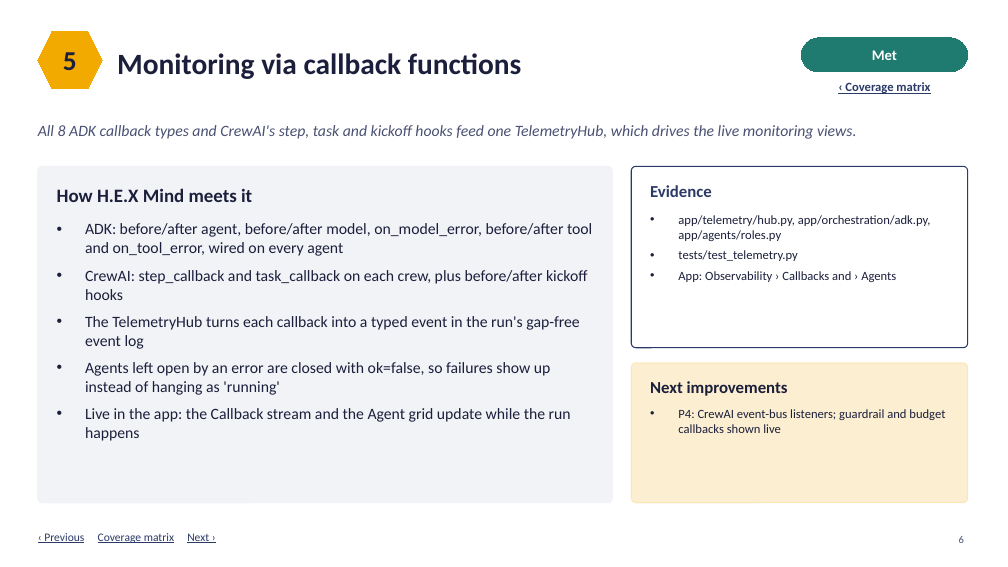
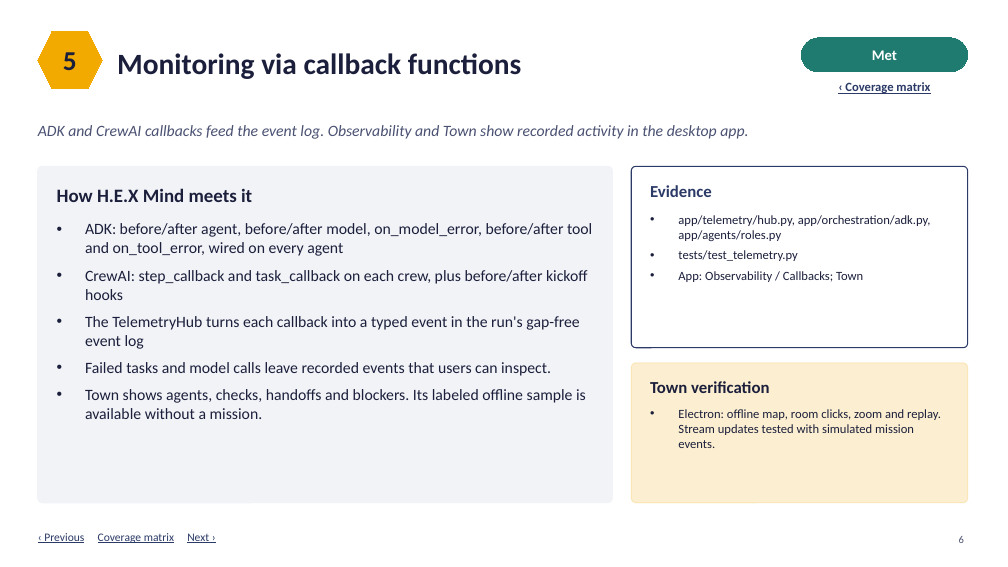
Before and after one commit to Cykikz/HEX, a slide deck: slide 6 of HEX_Mind_Requirements_Coverage_v2.pptx. Drawn at 1008x567 pixels with LibreOffice and Linux fonts; fonts in the diff are those of the drawing. Boxes give left, top, right and bottom in pixels: in the first picture for what was removed or moved away, otherwise in the second. Text is boxed around its words. In the diff, an @@ line names an element or a change of style, - is before the commit and + after.

Commit message:
Refresh course requirements coverage and record HEX Town

```diff
--- a/HEX_Mind_Requirements_Coverage_v2.pptx
+++ b/HEX_Mind_Requirements_Coverage_v2.pptx
@@ text at box(38, 125, 748, 139): text changed @@
-All 8 ADK callback types and CrewAI's step, task and kickoff hooks feed one TelemetryHub, which drives the live monitoring views.
+ADK and CrewAI callbacks feed the event log. Observability and Town show recorded activity in the desktop app.
@@ text at box(678, 271, 863, 282): text changed @@
-• App: Observability › Callbacks and › Agents
+• App: Observability / Callbacks; Town
@@ text at box(85, 362, 586, 419): text changed @@
-• Agents left open by an error are closed with ok=false, so failures show up instead of hanging as 'running'
-• Live in the app: the Callback stream and the Agent grid update while the run happens
+• Failed tasks and model calls leave recorded events that users can inspect.
+• Town shows agents, checks, handoffs and blockers. Its labeled offline sample is available without a mission.
@@ text at box(650, 381, 769, 393): text changed @@
-Next improvements
+Town verification
@@ text at box(678, 409, 941, 448): text changed @@
-• P4: CrewAI event-bus listeners; guardrail and budget callbacks shown live
+• Electron: offline map, room clicks, zoom and replay. Stream updates tested with simulated mission events.
```
Also in this commit, not shown: 12 other slides changed, 1 other file.
